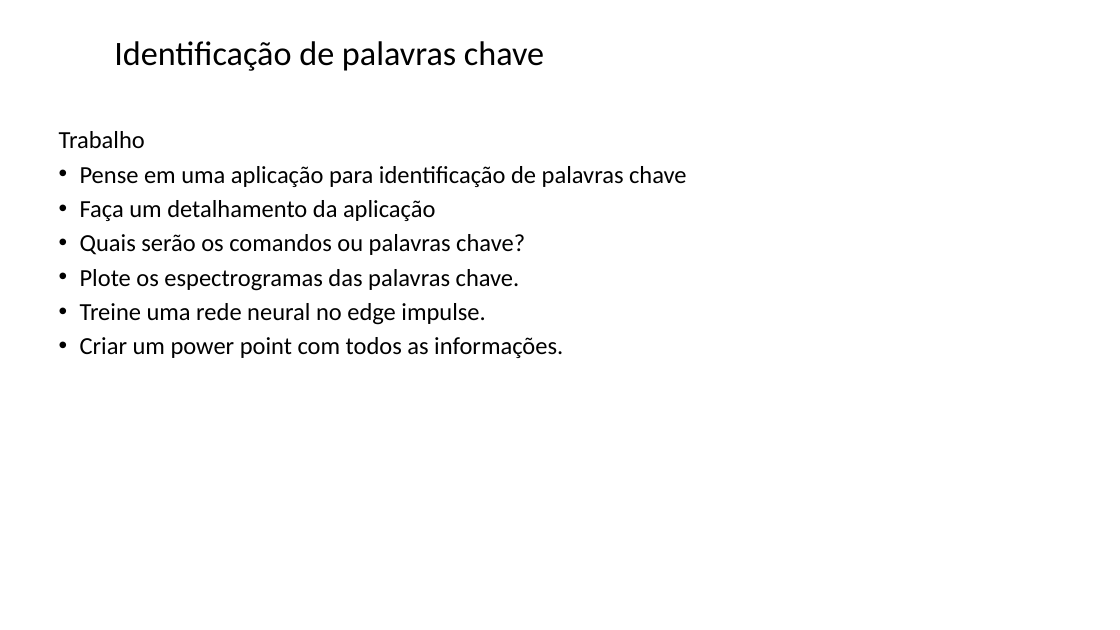
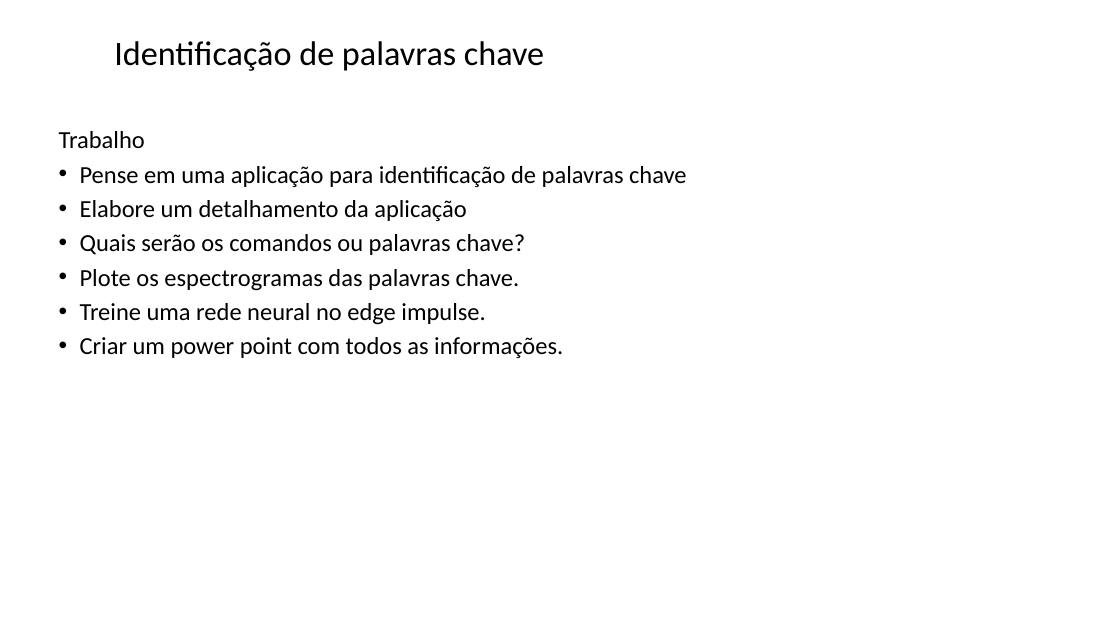
Before and after one commit to zz4fap/tp557-iot-ml, a slide deck: slide 41 of slides/TP557_17_identificação_palavras_chave.pptx (slide 33 before the commit). Drawn at 1120x630 pixels with LibreOffice and Linux fonts; fonts in the diff are those of the drawing; background and template pictures are left out. Boxes give left, top, right and bottom in pixels: in the first picture for what was removed or moved away, otherwise in the second. Text is boxed around its words. In the diff, an @@ line names an element or a change of style, - is before the commit and + after.

```diff
--- a/slides/TP557_17_identificação_palavras_chave.pptx
+++ b/slides/TP557_17_identificação_palavras_chave.pptx
@@ text at box(80, 200, 467, 221): text changed @@
-• Faça um detalhamento da aplicação
+• Elabore um detalhamento da aplicação
```
Also in this commit, not shown: 16 other slides changed, 10 slides added, 2 slides removed, 1 other file.
